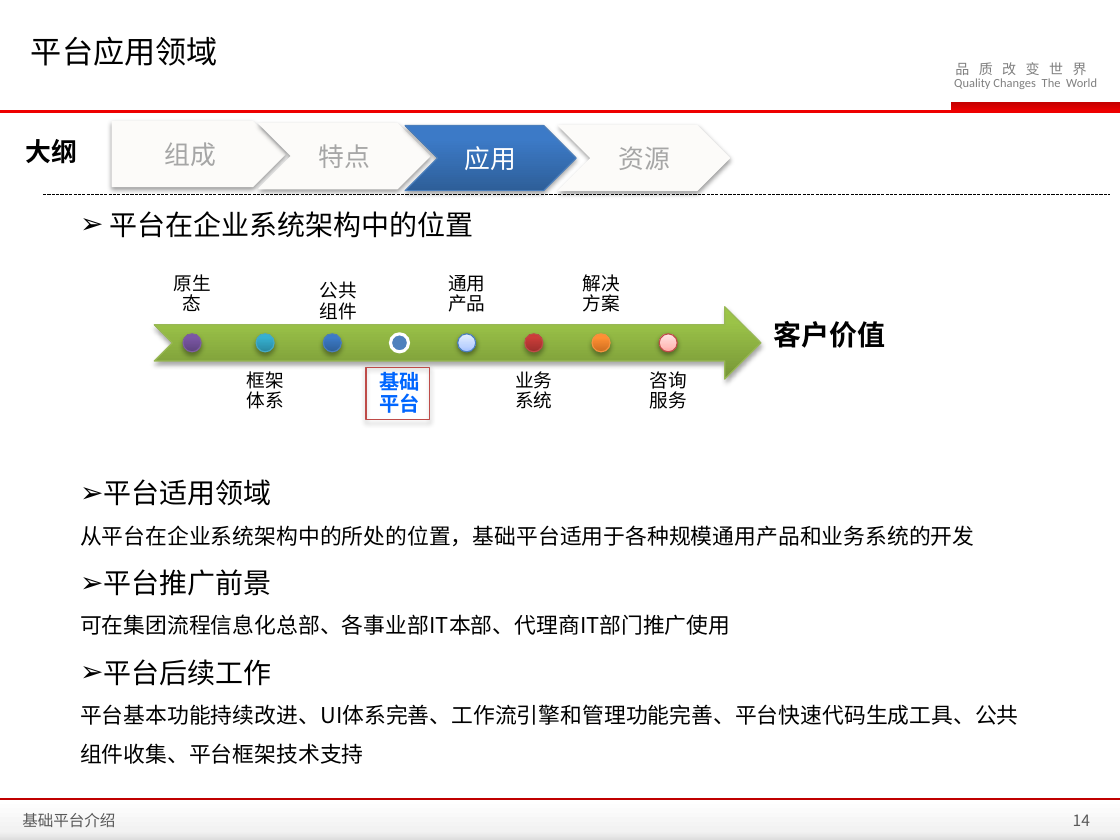
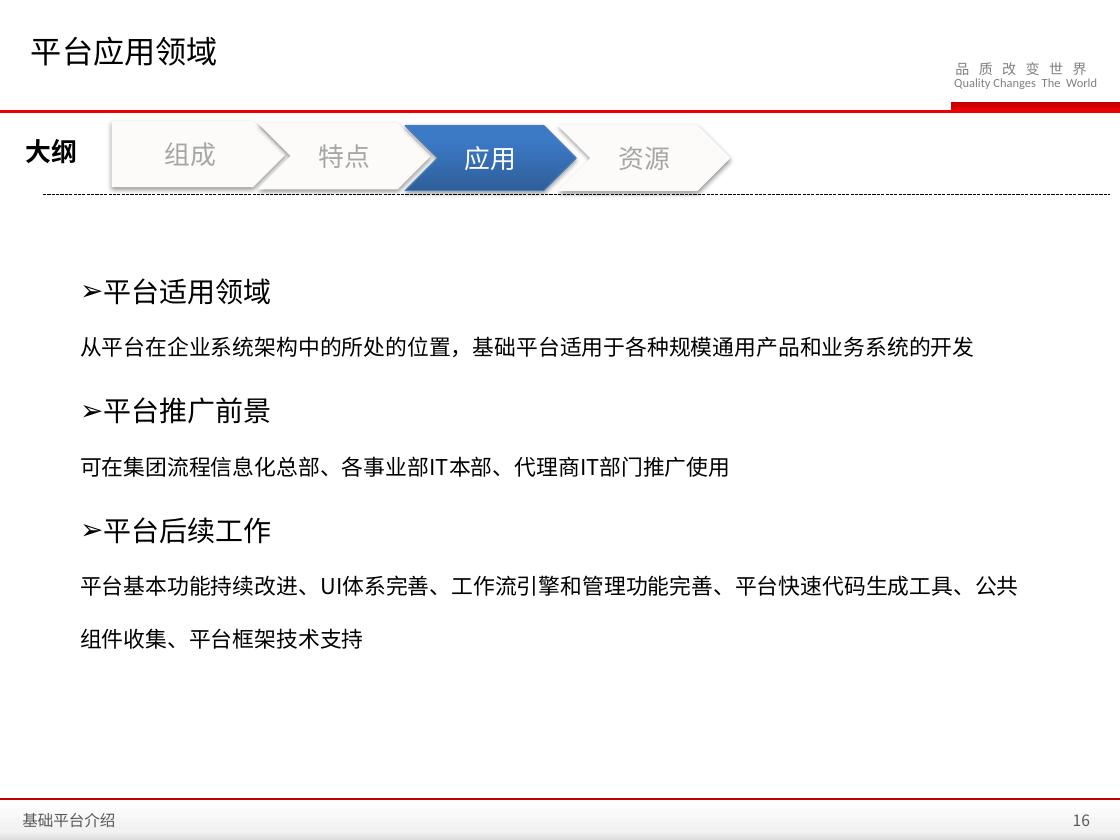
Before and after one commit to zhanght86/bboss-cms, a slide deck: slide 16 of 文档/开发平台介绍V1.0.pptx (slide 14 before the commit). Drawn at 1120x840 pixels with LibreOffice and Linux fonts; fonts in the diff are those of the drawing; background and template pictures are left out. Boxes give left, top, right and bottom in pixels: in the first picture for what was removed or moved away, otherwise in the second. Text is boxed around its words. In the diff, an @@ line names an element or a change of style, - is before the commit and + after.

```diff
--- a/文档/开发平台介绍V1.0.pptx
+++ b/文档/开发平台介绍V1.0.pptx
@@ text "平台适用领域" at box(80, 278, 1019, 649): line spacing 1.5 to 2 @@
@@ text at box(110, 211, 474, 238): paragraph removed @@
-➢ 平台在企业系统架构中的位置
@@ text removed at box(774, 321, 886, 348) @@
-客户价值
@@ group removed at box(155, 274, 762, 413): 8 texts, 8 ellipses, 1 notched right arrow @@
-原生态
-框架体系
-公共组件
-基础平台
-通用产品
-业务系统
-解决方案
-咨询服务
@@ rectangle removed at box(366, 367, 430, 420) @@
@@ page number at box(1073, 814, 1090, 826): text changed @@
-14
+16
```
Also in this commit, not shown: 7 other slides changed, 2 slides added, 10 other files.
